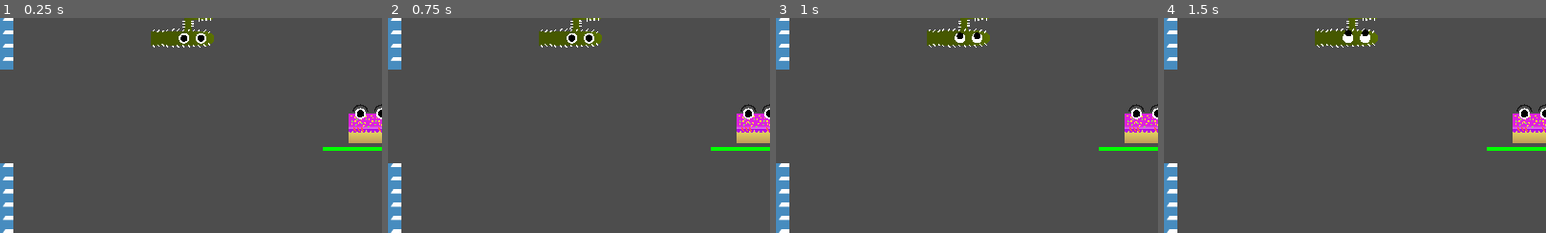
Above: before the commit, frames 1-4 (left to right).
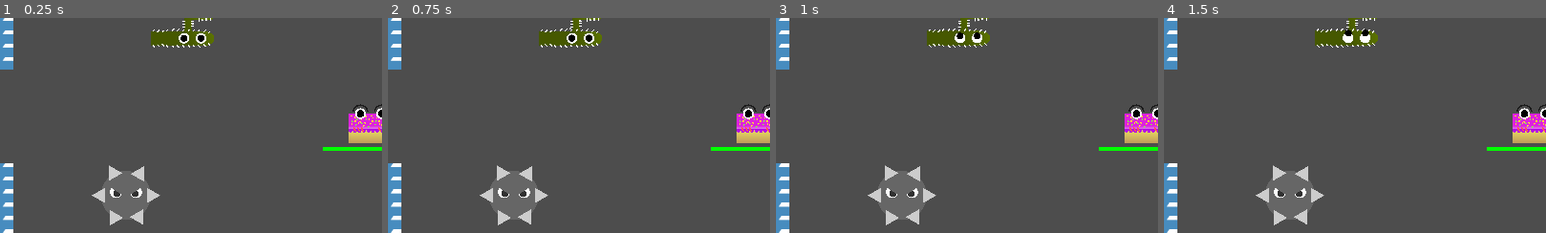
Above: after the commit, the same moments.

Repository: RainbowAsteroids/happy-birthday-bash
Game: Godot game, scene res://World/world.tscn
Same seed, same stepped clock (60 frames per second), same inputs: the game is played once before the commit and once after it. The engine's default icon, where the game draws it, is replaced by a stand-in: a white triangle on a blue panel in a dark square.
Inputs (mouse positions are % of the whole screen's width and height, from its top left):
- Up to frame 1 (0.25 s): no input
- Up to frame 2 (0.75 s): tap Enter (ui_accept) at 0.5 s; move the mouse to (24, 34) at 0.52 s; click (24, 34) at 0.67 s
- Up to frame 3 (1 s): tap Enter (ui_accept) at 0.77 s
- Up to frame 4 (1.5 s): move the mouse to (30, 55) at 1.27 s; click (30, 55) at 1.42 s
The pictures show only the part of the screen within x 0-50%, y 31-81%; the shares and areas given below are measured in that part.

The runs differ from the first frame. In frame 1, 2.7% of the frame differs, in the area x 24-42%, y 68-97%; in frame 2, 2.7%; in frame 3, 2.7%; in frame 4, 2.7%.

Commit message:
added a hit sound; ref #18

Diff:
--- a/Cake/Cake.gd
+++ b/Cake/Cake.gd
@@ -26,4 +26,5 @@
 	scared_sprite.visible = being_attacked
 
 	if health <= 0:
-		print("ded")
+		pass
+		#print("ded")
--- a/Cake/cake.tscn
+++ b/Cake/cake.tscn
@@ -20,7 +20,6 @@
 scared_sprite = NodePath("Sprites/Cake-scared")
 
 [node name="Sprites" type="Node2D" parent="."]
-scale = Vector2(1, 1)
 
 [node name="Cake-scared" type="Sprite2D" parent="Sprites"]
 scale = Vector2(0.05, 0.05)
--- a/Enemy/enemy.gd
+++ b/Enemy/enemy.gd
@@ -87,7 +87,5 @@
 
 
 func _on_child_entered_tree(node):
-	print("_on_child_entered_tree")
 	if node is CactusSpike:
-		print("spike")
 		spike_count += 1
--- a/Weapon/DamageWeapon.gd
+++ b/Weapon/DamageWeapon.gd
@@ -5,8 +5,10 @@
 @onready var weaponCollisionHandler = $WeaponCollisionHandler as WeaponCollisionHandler
 
 func _on_enemy_hit(enemy: Enemy):
+	super(enemy)
 	enemy.take_damage(damage)
 	durability -= 1
 
-func _ready():
-	weaponCollisionHandler.enemy_hit.connect(_on_enemy_hit)
+#func _ready():
+	#super()
+	#weaponCollisionHandler.enemy_hit.connect(_on_enemy_hit)
--- a/Weapon/SugarCookie/sugar_cookie.gd
+++ b/Weapon/SugarCookie/sugar_cookie.gd
@@ -5,10 +5,8 @@
 @onready var weaponCollisionHandler = $WeaponCollisionHandler as WeaponCollisionHandler
 
 func _on_enemy_hit(enemy: Enemy):
+	super(enemy)
 	if enemy.damage_multiplier != damage_mul:
 		enemy.damage_multiplied = true
 		enemy.damage_multiplier = damage_mul
 		durability -= 1
-
-func _ready():
-	weaponCollisionHandler.enemy_hit.connect(_on_enemy_hit)
--- a/Weapon/Weapon.gd
+++ b/Weapon/Weapon.gd
@@ -8,3 +8,30 @@
 			broken.emit()
 			queue_free()
 		durability = value
+		danger = (durability as float) / (initial_durability as float) < danger_ratio
+
+@onready var initial_durability := durability
+@onready var moveable_handler := $MoveableHandler as MoveableHandler
+@onready var weapon_collision_handler := $WeaponCollisionHandler as WeaponCollisionHandler
+
+var audio_player: AudioStreamPlayer
+var danger := false
+
+@export var danger_ratio := 0.4
+
+func _ready():
+	audio_player = AudioStreamPlayer.new()
+	audio_player.stream = preload("res://weapon_audio.tres")
+
+	add_child(audio_player)
+
+	weapon_collision_handler.enemy_hit.connect(_on_enemy_hit)
+
+func _on_enemy_hit(_enemy: Enemy):
+	print("hai")
+	if danger:
+		audio_player.pitch_scale = .5
+	audio_player.play()
+
+func set_moving(value: bool):
+	moveable_handler.moving = value
--- a/World/world.tscn
+++ b/World/world.tscn
@@ -98,4 +98,4 @@
 position = Vector2(275, 218)
 
 [node name="SpikeyBall" parent="." instance=ExtResource("12_h34yp")]
-position = Vector2(-231, 483)
+position = Vector2(190, 469)
--- /dev/null
+++ b/weapon_audio.tres
@@ -0,0 +1,8 @@
+[gd_resource type="AudioStreamRandomizer" load_steps=2 format=3 uid="uid://dbihlojtcxwb8"]
+
+[ext_resource type="AudioStream" uid="uid://bxfa5q1f43jys" path="res://hit-sound.wav" id="1_1uvxo"]
+
+[resource]
+streams_count = 1
+stream_0/stream = ExtResource("1_1uvxo")
+stream_0/weight = 1.0
Not shown, added: hit-sound.wav.import
Not shown, added: hit-sound.wav
